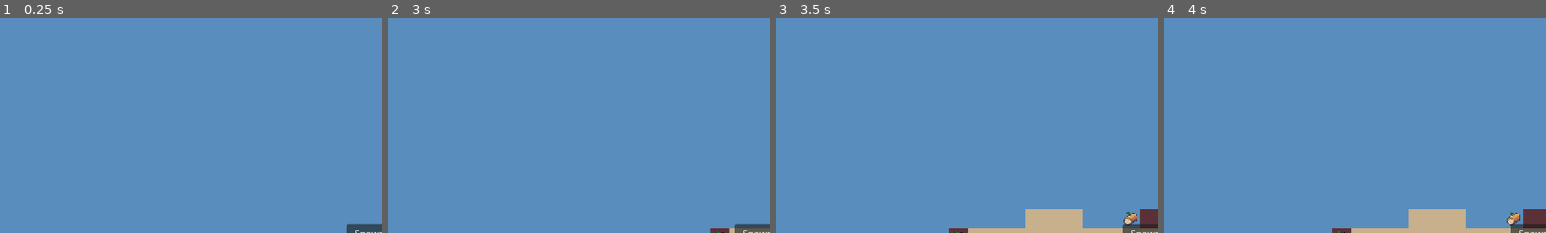
Above: before the commit, frames 1-4 (left to right).
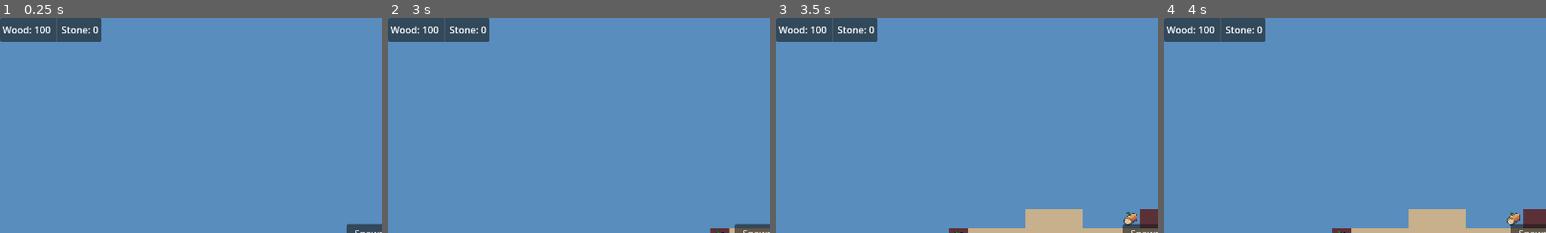
Above: after the commit, the same moments.

Repository: ColdTerror/Core-and-Conveyor
Game: Godot game, scene res://scenes/level.tscn
The game is run twice, just before and just after one commit, with the same random seed, the same clock (stepped at 60 frames per second) and the same inputs. The engine's default icon, where the game draws it, is replaced by a stand-in: a white triangle on a blue panel in a dark square.
Inputs (mouse positions are % of the whole screen's width and height, from its top left):
- Up to frame 1 (0.25 s): no input
- Up to frame 2 (3 s): click "Generate Map" at 0.5 s; click "Print Objects" at 1.25 s; click "Spawn Item" at 2 s; tap Enter at 2.75 s; move the mouse to (72, 45) at 2.77 s; hold Right (ui_right) from 2.78 s (still down); hold R (rotate_tile) from 2.78 s (still down); click (72, 45) at 2.92 s
- Up to frame 3 (3.5 s): keep holding Right (ui_right); keep holding R (rotate_tile)
- Up to frame 4 (4 s): release Right (ui_right) at 3.5 s; release R (rotate_tile) at 3.5 s; drag from (30, 55) to (45, 70) at 3.52 s
The pictures show only the part of the screen within x 0-50%, y 0-50%; the shares and areas given below are measured in that part.

The runs differ from the first frame. In frame 1, 2.9% of the frame differs, in the area x 0-27%, y 0-12%; in frame 2, 2.9%; in frame 3, 2.9%; in frame 4, 2.9%.

Commit message:
Added a gameui node for tracking global inventory

Diff:
--- /dev/null
+++ b/scenes/game_ui.tscn
@@ -0,0 +1,33 @@
+[gd_scene format=3 uid="uid://3nhjwgrvtktn"]
+
+[ext_resource type="Script" uid="uid://dwh162hf7s20w" path="res://scripts/game_ui.gd" id="1_yubou"]
+
+[node name="GameUI" type="Control" unique_id=678937411]
+layout_mode = 3
+anchors_preset = 15
+anchor_right = 1.0
+anchor_bottom = 1.0
+grow_horizontal = 2
+grow_vertical = 2
+mouse_filter = 2
+script = ExtResource("1_yubou")
+
+[node name="PanelContainer" type="PanelContainer" parent="." unique_id=1407495366]
+layout_mode = 1
+offset_right = 40.0
+offset_bottom = 40.0
+
+[node name="HBoxContainer" type="HBoxContainer" parent="PanelContainer" unique_id=1342127144]
+layout_mode = 2
+
+[node name="WoodLabel" type="Label" parent="PanelContainer/HBoxContainer" unique_id=287466111]
+layout_mode = 2
+text = "Wood: 0"
+
+[node name="VSeparator" type="VSeparator" parent="PanelContainer/HBoxContainer" unique_id=1029600265]
+custom_minimum_size = Vector2(10, 40)
+layout_mode = 2
+
+[node name="StoneLabel" type="Label" parent="PanelContainer/HBoxContainer" unique_id=1319614910]
+layout_mode = 2
+text = "Stone: 0"
--- a/scenes/level.tscn
+++ b/scenes/level.tscn
@@ -20,6 +20,7 @@
 [ext_resource type="PackedScene" uid="uid://dupuw0x1fcxf2" path="res://scenes/lumberjack_building.tscn" id="15_8gofh"]
 [ext_resource type="Script" uid="uid://y8ifotnqs7ch" path="res://scripts/building/building_manager.gd" id="15_gunhw"]
 [ext_resource type="PackedScene" uid="uid://2067p75ou047" path="res://scenes/building_hover_popup.tscn" id="18_82cfe"]
+[ext_resource type="PackedScene" uid="uid://3nhjwgrvtktn" path="res://scenes/game_ui.tscn" id="21_h6wmr"]
 
 [sub_resource type="StyleBoxFlat" id="StyleBoxFlat_w7c3h"]
 content_margin_left = 8.0
@@ -61,6 +62,8 @@
 hover_popup = NodePath("../CanvasLayer/BuildingHoverPopup")
 
 [node name="CanvasLayer" type="CanvasLayer" parent="." unique_id=1762792378]
+
+[node name="GameUI" parent="CanvasLayer" unique_id=678937411 instance=ExtResource("21_h6wmr")]
 
 [node name="Tooltip" type="PanelContainer" parent="CanvasLayer" unique_id=63814202]
 visible = false
--- /dev/null
+++ b/scripts/game_ui.gd
@@ -0,0 +1,19 @@
+extends Control
+
+@onready var wood_label = $PanelContainer/HBoxContainer/WoodLabel
+@onready var stone_label = $PanelContainer/HBoxContainer/StoneLabel
+
+func _ready():
+	# 1. Update immediately to show starting resources
+	update_labels()
+
+	# 2. Connect to the global signal
+	# whenever resources change, run our update function
+	EconomyManager.resources_changed.connect(_on_resources_changed)
+
+func _on_resources_changed():
+	update_labels()
+
+func update_labels():
+	wood_label.text = " Wood: %d" % EconomyManager.wood
+	stone_label.text = "Stone: %d " % EconomyManager.stone
--- a/scripts/item.gd
+++ b/scripts/item.gd
@@ -28,7 +28,7 @@
 	var current_grid_pos = object_layer.local_to_map(global_position)
 
 	# -----------------------------
-	# 1️⃣ Check if current tile is a building that accepts items
+	# 1️ Check if current tile is a building that accepts items
 	# -----------------------------
 	var b_manager = level_node.building_manager
 
@@ -49,7 +49,7 @@
 
 
 	# -----------------------------
-	# 2️⃣ Claim current tile if possible
+	# 2 Claim current tile if possible
 	# -----------------------------
 	if level_node.item_grid.has(current_grid_pos):
 		if level_node.item_grid[current_grid_pos] != self:
@@ -63,7 +63,7 @@
 		conveyor_stopped = false
 
 	# -----------------------------
-	# 3️⃣ Check if we are on a conveyor
+	# 3️ Check if we are on a conveyor
 	# -----------------------------
 	var move_vec = Vector2.ZERO
 	var on_conveyor = false
@@ -81,7 +81,7 @@
 		return
 
 	# -----------------------------
-	# 4️⃣ Determine next tile
+	# 4 Determine next tile
 	# -----------------------------
 	# Proper grid offset using sign
 	var offset = Vector2i(sign(move_vec.x), sign(move_vec.y))
@@ -98,7 +98,7 @@
 
 
 	# -----------------------------
-	# 5️⃣ Stop if next tile is neither conveyor nor building accepts items
+	# 5️ Stop if next tile is neither conveyor nor building accepts items
 	# -----------------------------
 	if not next_is_conveyor and not next_tile_accepts_item(next_grid_pos):
 		global_position = object_layer.map_to_local(current_grid_pos)
@@ -107,7 +107,7 @@
 		return
 
 	# -----------------------------
-	# 6️⃣ Check if next tile is blocked by another item
+	# 6️ Check if next tile is blocked by another item
 	# -----------------------------
 	if level_node.item_grid.has(next_grid_pos):
 		var blocking_item = level_node.item_grid[next_grid_pos]
@@ -127,12 +127,12 @@
 		return
 
 	# -----------------------------
-	# 7️⃣ Move smoothly
+	# 7️ Move smoothly
 	# -----------------------------
 	global_position += move_vec * speed * delta
 
 	# -----------------------------
-	# 8️⃣ Update grid ownership
+	# 8️ Update grid ownership
 	# -----------------------------
 	var new_grid_pos = object_layer.local_to_map(global_position)
 	if new_grid_pos != current_grid_pos:
Not shown, added: scripts/game_ui.gd.uid
